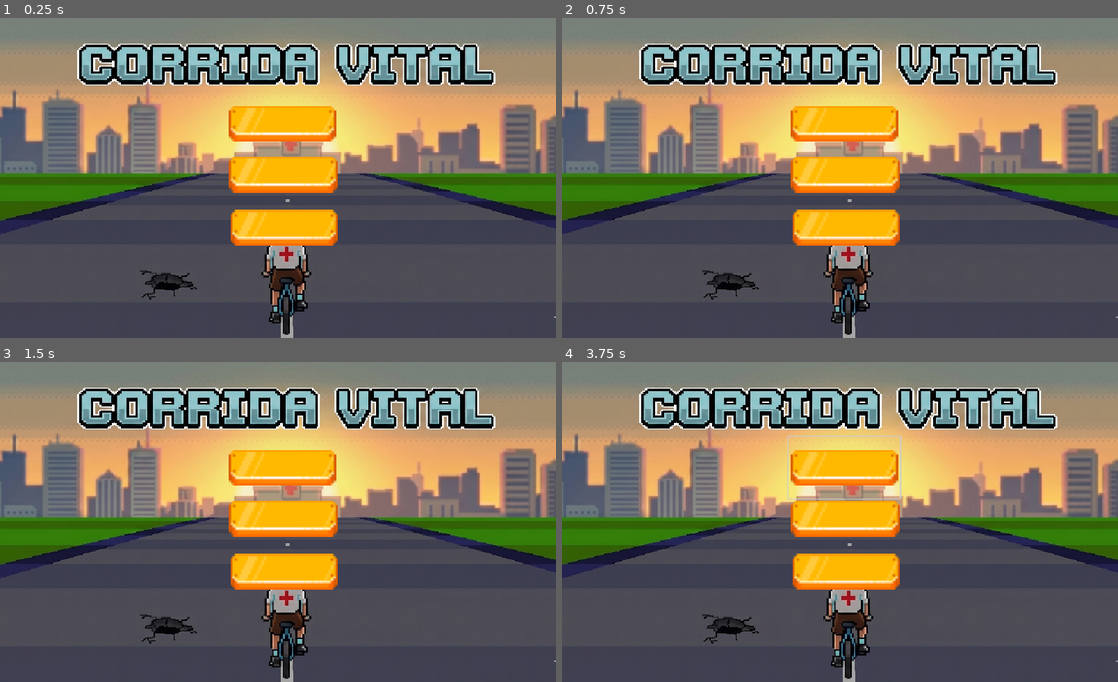
Above: before the commit, frames 1-4 (two rows, left to right).
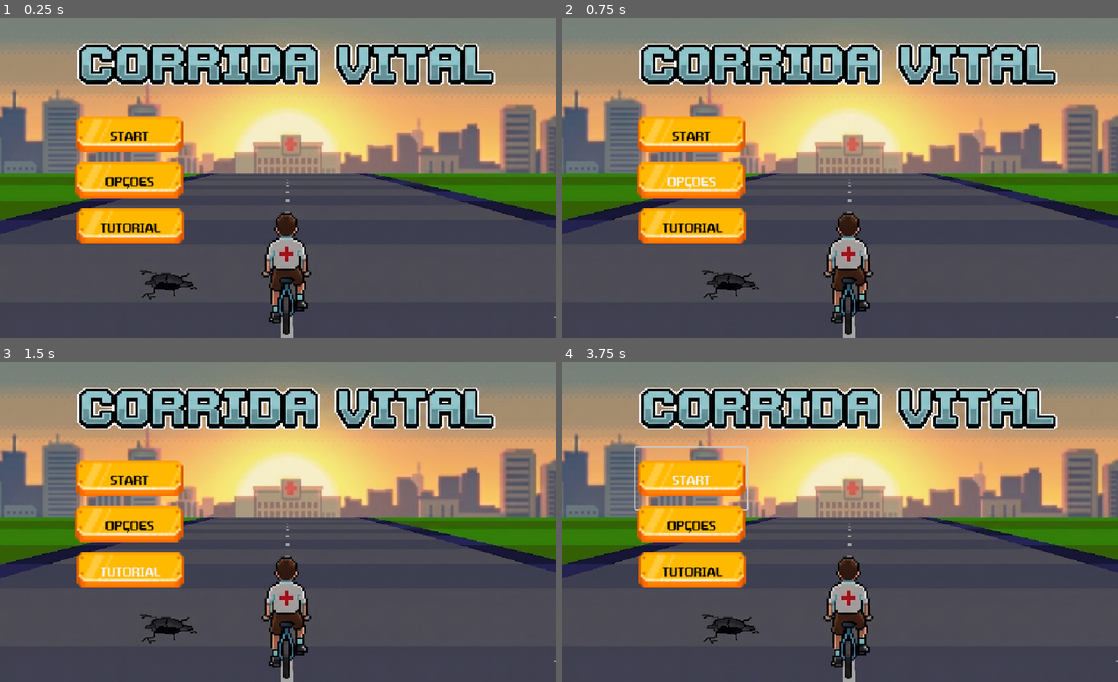
Above: after the commit, the same moments.

Repository: AnaLuizaS4ntos/Corrida_vital_v1
Game: Godot game, scene res://scenes/menu.tscn
Same seed, same stepped clock (60 frames per second), same inputs: the game is played once before the commit and once after it. This scene is started directly instead of the project's main scene.
Inputs (mouse positions are in pixels of both pictures, inside the frame that each line leads up to; where the layout moved, square brackets give the same spot in the first picture):
- Up to frame 1 (0.25 s): no input
- Up to frame 2 (0.75 s): click (689, 181) [845, 174] at 0.5 s
- Up to frame 3 (1.5 s): click (127, 570) [283, 573] at 1.25 s
- Up to frame 4 (3.75 s): click (689, 477) [845, 467] at 2 s; click (689, 477) [845, 467] at 2.75 s; tap Enter at 3.5 s; hold Up (ui_up) from 3.53 s (still down)

The runs differ from the first frame. In frame 1, 13% of the frame differs, in the area x 13-61%, y 27-72%; in frame 2, 13%; in frame 3, 13%; in frame 4, 13%, in the area x 13-62%, y 22-72%.

Commit message:
botoes do menu

Diff:
--- a/scenes/menu.tscn
+++ b/scenes/menu.tscn
@@ -2,6 +2,7 @@
 
 [ext_resource type="Texture2D" uid="uid://bcow4x5qkroac" path="res://assets/menu/Gemini_Generated_Image_zedyzczedyzczedy.png" id="1_vjb58"]
 [ext_resource type="Texture2D" uid="uid://bf0kwu4m27qdy" path="res://assets/menu/[7] Gold/[1] Normal.png" id="2_con2f"]
+[ext_resource type="FontFile" uid="uid://d3na84ud7jtn2" path="res://assets/menu/game_over.ttf" id="2_mhnvy"]
 
 [node name="menu" type="Node2D" unique_id=1869762556]
 
@@ -11,28 +12,43 @@
 texture = ExtResource("1_vjb58")
 
 [node name="ButtonStart" type="Button" parent="." unique_id=1361172093]
-offset_left = 417.0
-offset_top = 148.0
-offset_right = 623.0
-offset_bottom = 262.0
+offset_left = 135.0
+offset_top = 168.0
+offset_right = 341.0
+offset_bottom = 282.0
+theme_override_colors/font_color = Color(0.007872625, 0.009983954, 0.008218908, 1)
+theme_override_fonts/font = ExtResource("2_mhnvy")
+theme_override_font_sizes/font_size = 60
+text = "START"
 icon = ExtResource("2_con2f")
 flat = true
+icon_alignment = 1
 expand_icon = true
 
 [node name="ButtonOpcoes" type="Button" parent="." unique_id=351579817]
-offset_left = 417.0
-offset_top = 243.0
-offset_right = 626.3421
-offset_bottom = 354.0
+offset_left = 134.3421
+offset_top = 254.0
+offset_right = 341.79825
+offset_bottom = 364.0
+theme_override_colors/font_color = Color(0.0093103545, 0.0093103545, 0.0093103545, 1)
+theme_override_fonts/font = ExtResource("2_mhnvy")
+theme_override_font_sizes/font_size = 60
+text = "OPÇOES"
 icon = ExtResource("2_con2f")
 flat = true
+icon_alignment = 1
 expand_icon = true
 
 [node name="ButtonTutorial" type="Button" parent="." unique_id=1859554785]
-offset_left = 420.0
-offset_top = 333.0
-offset_right = 626.04877
-offset_bottom = 461.0
+offset_left = 137.0
+offset_top = 330.0
+offset_right = 343.04877
+offset_bottom = 458.0
+theme_override_colors/font_color = Color(0.0093103545, 0.0093103545, 0.0093103545, 1)
+theme_override_fonts/font = ExtResource("2_mhnvy")
+theme_override_font_sizes/font_size = 60
+text = "TUTORIAL"
 icon = ExtResource("2_con2f")
 flat = true
+icon_alignment = 1
 expand_icon = true
